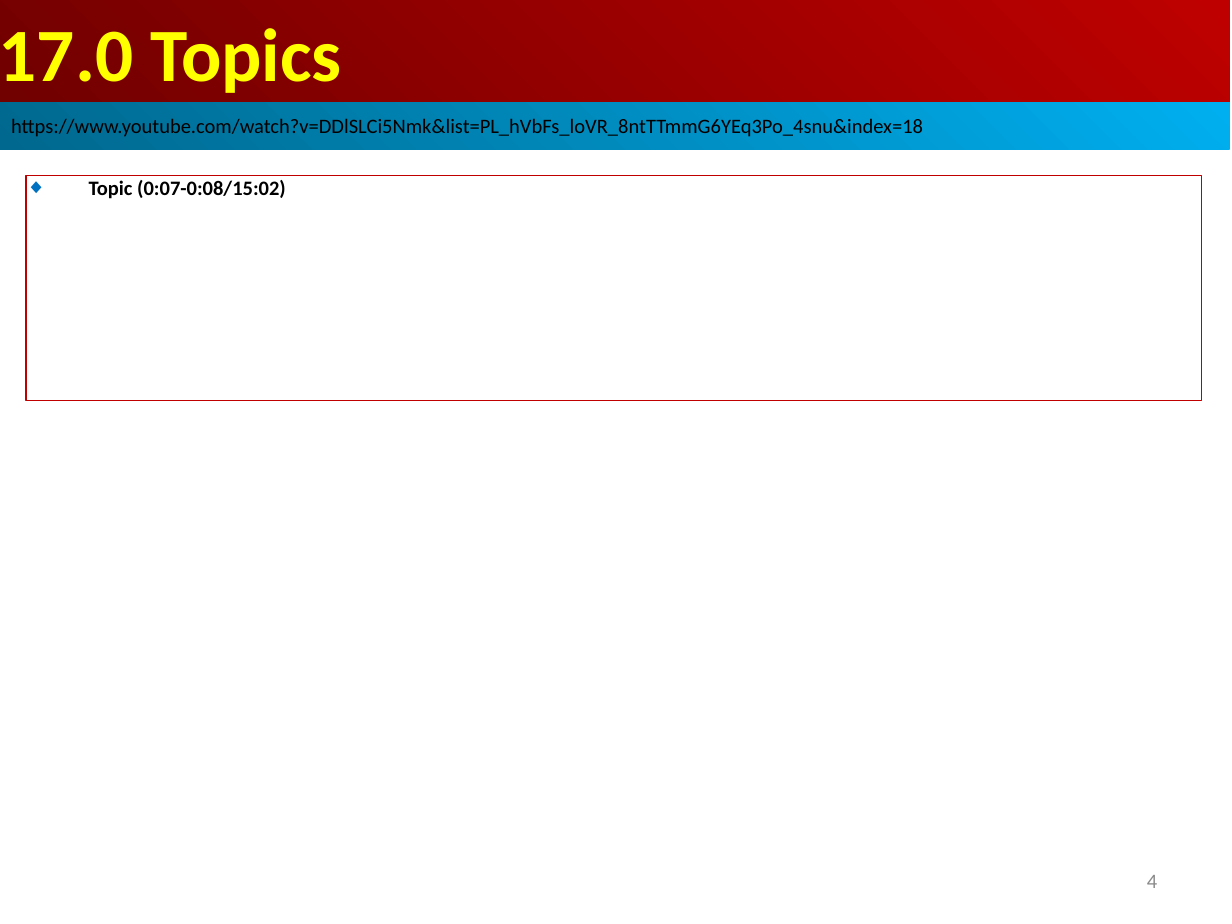
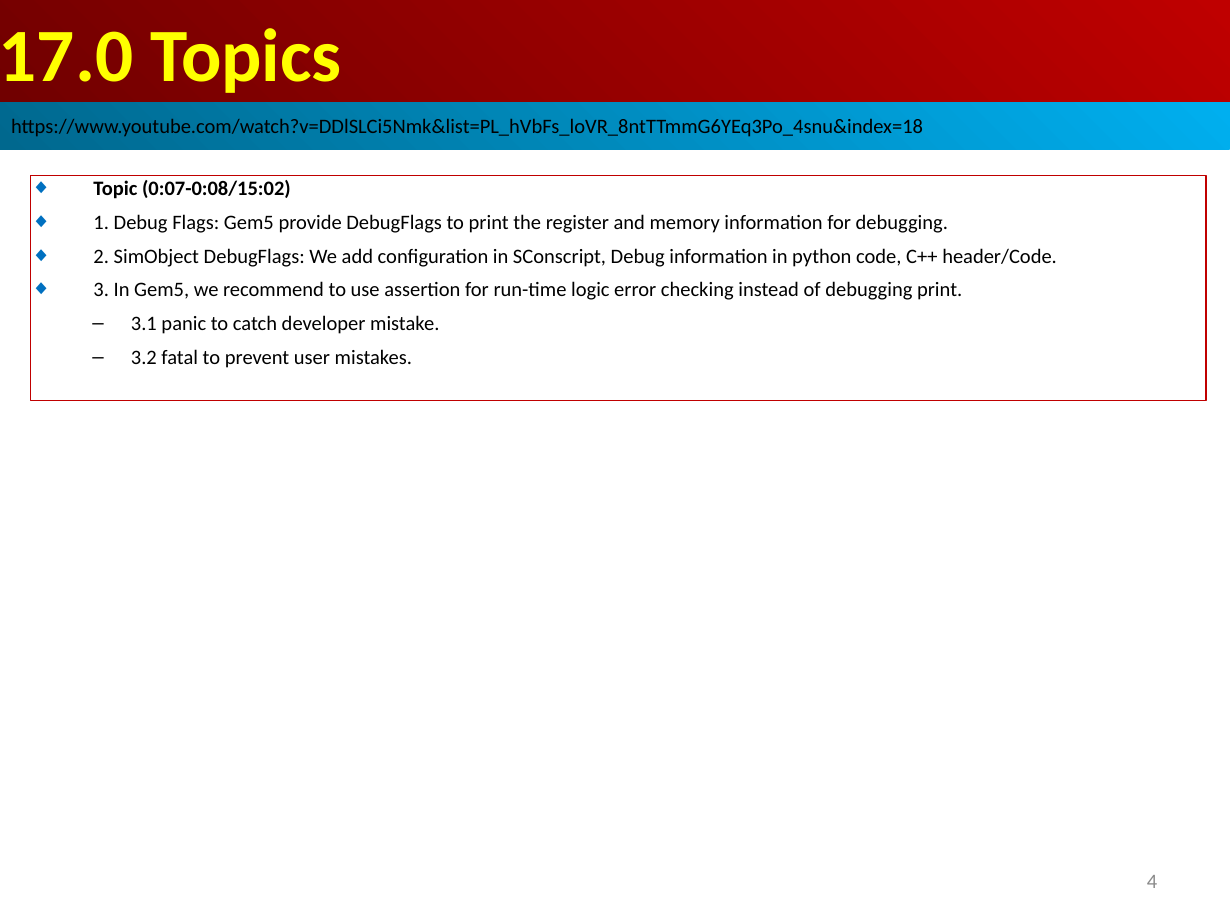
Before and after one commit to peterhchen/AIU_CS850_Gem5_McPAT, a slide deck: slide 4 of 050_Gem5/018.Debug/000_Video/018.Debug.ppt. Drawn at 1232x924 pixels with LibreOffice and Linux fonts; fonts in the diff are those of the drawing. Boxes give left, top, right and bottom in pixels: in the first picture for what was removed or moved away, otherwise in the second. Text is boxed around its words. In the diff, an @@ line names an element or a change of style, - is before the commit and + after.

```diff
--- a/050_Gem5/018.Debug/000_Video/018.Debug.ppt
+++ b/050_Gem5/018.Debug/000_Video/018.Debug.ppt
@@ rectangle "Topic (0:07-0:08/15:02)": place and size @@
-rectangle "Topic (0:07-0:08/15:02)" at box(26, 175, 1201, 400)
+rectangle "Topic (0:07-0:08/15:02)" at box(31, 175, 1206, 400)
@@ text in rectangle at box(93, 214, 1057, 368): paragraphs added @@
+◆ 1. Debug Flags: Gem5 provide DebugFlags to print the register and memory information for debugging.
+◆ 2. SimObject DebugFlags: We add configuration in SConscript, Debug information in python code, C++ header/Code.
+◆ 3. In Gem5, we recommend to use assertion for run-time logic error checking instead of debugging print.
+  – 3.1 panic to catch developer mistake.
+  – 3.2 fatal to prevent user mistakes.
```
Also in this commit, not shown: 15 other slides changed, 7 slides added.
